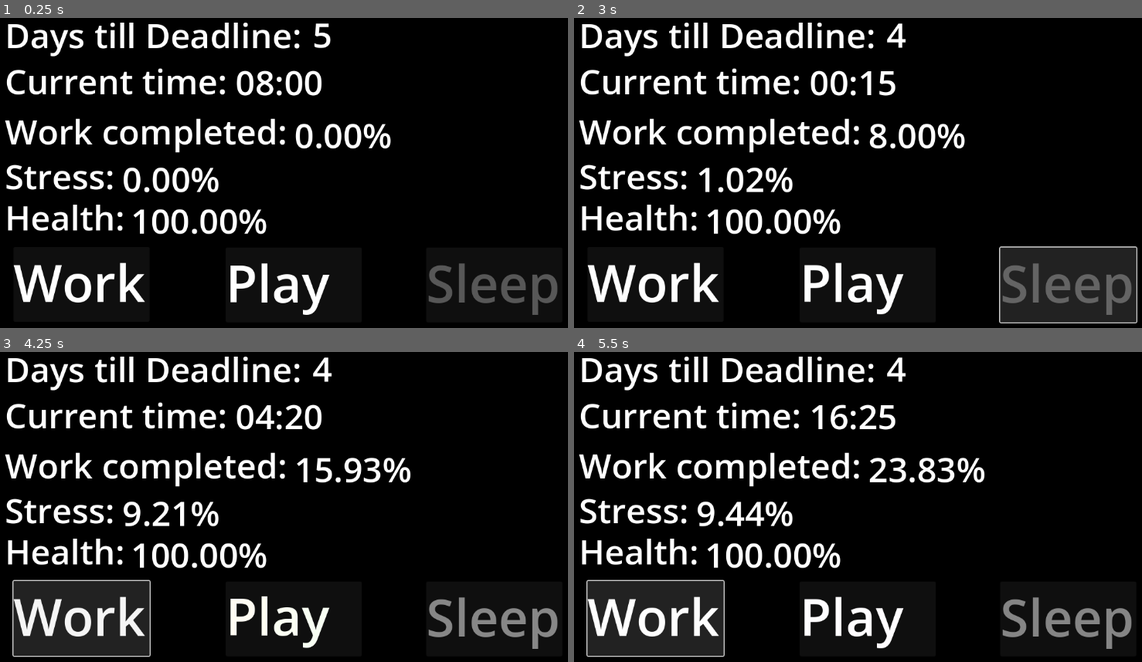
Above: before the commit, frames 1-4 (two rows, left to right).
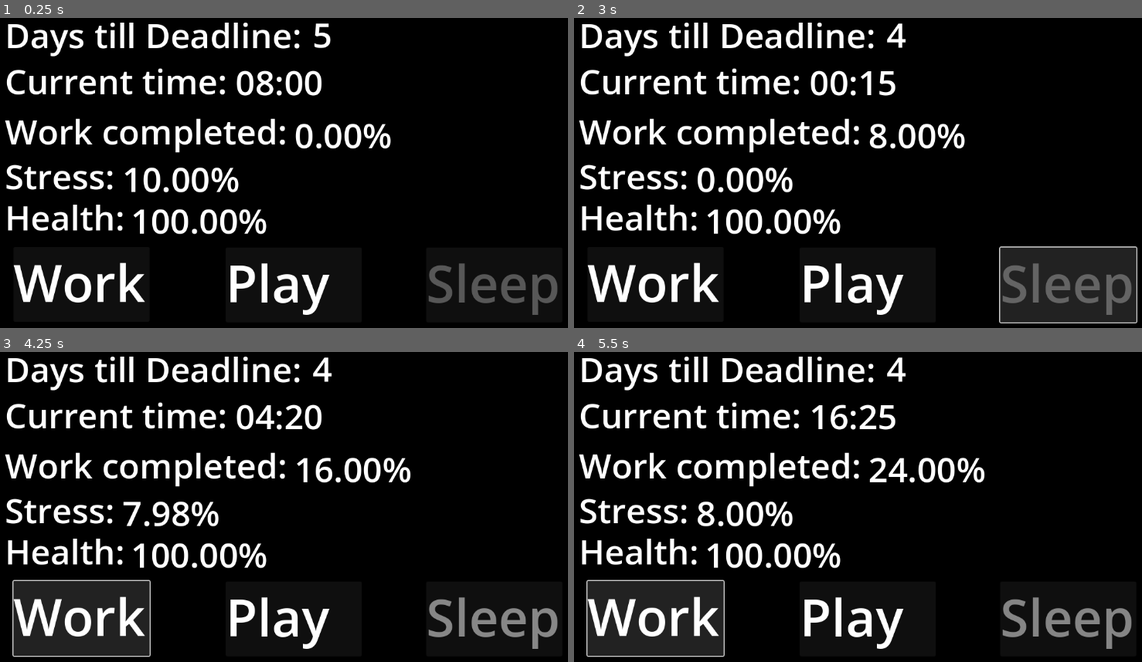
Above: after the commit, the same moments.

Repository: rschlegeTH/EPWS2526PritzkauSchlegel
Game: Godot game, scene res://main_scene.tscn
The game is run twice, just before and just after one commit, with the same random seed, the same clock (stepped at 60 frames per second) and the same inputs.
Inputs:
- Up to frame 1 (0.25 s): no input
- Up to frame 2 (3 s): click "[playEffect]Play[/playEffect]" at 0.5 s; click "[playEffect]Play[/playEffect]" at 1.25 s; click "[workEffect]Work[/workEffect]" at 2 s; click "[sleepEffect]Sleep[/sleepEffe…" at 2.75 s
- Up to frame 3 (4.25 s): click "[workEffect]Work[/workEffect]" at 3.5 s
- Up to frame 4 (5.5 s): click "[sleepEffect]Sleep[/sleepEffe…" at 4.25 s; click "[workEffect]Work[/workEffect]" at 5 s

The runs differ from the first frame. In frame 1, 0.8% of the frame differs, in the area x 21-43%, y 48-57%; in frame 2, 0.5%; in frame 3, 1.0%, in the area x 21-68%, y 34-96%; in frame 4, 1.0%.

Commit message:
increaseTime und calcProductivity angepasst

Diff:
--- a/Development/new-game-project/main_scene.tscn
+++ b/Development/new-game-project/main_scene.tscn
@@ -17,7 +17,7 @@
 [ext_resource type="Script" uid="uid://cbkp11y6ficih" path="res://win_or_lose_disc.gd" id="15_2jcla"]
 
 [sub_resource type="Curve" id="Curve_7ycvg"]
-_data = [Vector2(0.34600762, 0.50075305), 0.0, 0.68272454, 0, 0, Vector2(1, 1), 0.76338345, 0.0, 1, 0]
+_data = [Vector2(0.3032787, 0.50075305), 0.0, 0.68272454, 0, 0, Vector2(1, 1), 0.7165662, 0.0, 1, 0]
 point_count = 2
 
 [sub_resource type="Curve" id="Curve_wr18j"]
@@ -29,8 +29,12 @@
 point_count = 2
 
 [sub_resource type="Curve" id="Curve_671wp"]
-_data = [Vector2(0, 0.44108278), 0.0, 0.0015505644, 0, 0, Vector2(1, 1), 0.5589172, 0.0, 1, 0]
-point_count = 2
+_data = [Vector2(0, 0.4263239), 0.0, 0.34776878, 0, 0, Vector2(1, 1), 0.5736761, 0.0, 1, 0]
+point_count = 2
+
+[sub_resource type="Curve" id="Curve_2jcla"]
+_data = [Vector2(0, 0.5), 0.0, 0.0, 0, 0, Vector2(0.030737706, 0.64082885), -0.49936002, -0.49936002, 0, 0, Vector2(1, 0), 0.0, 0.0, 0, 0]
+point_count = 3
 
 [sub_resource type="Curve" id="Curve_mo76n"]
 _data = [Vector2(0, 0.011295319), 0.0, 0.29484877, 0, 0, Vector2(1, 1), 1.5425423, 0.0, 0, 0]
@@ -43,10 +47,12 @@
 
 [node name="Variablen-Manager" parent="." instance=ExtResource("1_hq1ik")]
 unique_name_in_owner = true
+stress = 10.0
 g_modTicksSinceSleep = SubResource("Curve_7ycvg")
 g_modStress = SubResource("Curve_wr18j")
 s_modDead = SubResource("Curve_qwutr")
 s_modGesundheit = SubResource("Curve_671wp")
+productivityTSS = SubResource("Curve_2jcla")
 productivityScale = SubResource("Curve_mo76n")
 totalGameTicks = 96
 time_Hour = 8
--- a/Development/new-game-project/scritps/variable_manager.gd
+++ b/Development/new-game-project/scritps/variable_manager.gd
@@ -11,6 +11,7 @@
 @export var g_modStress: Curve ## Kurve welche den Einfluss von stress auf g_mod beschreibt
 @export var s_modDead: Curve ## Kurve welche den Einfluss von dead auf s_mod beschreibt
 @export var s_modGesundheit: Curve ## Kurve welche den Einfluss von gesundheit auf s_mod beschreibt
+@export var productivityTSS: Curve ## Kurve welche den Einfluss von der zeit seit dem aufstehen auf die produktivität beschreibt
 @export var productivityScale: Curve ## Kurve welche den relativen Einfluss auf completion darstellt
 
 # Zeit für die Uhrzeit
@@ -28,8 +29,6 @@
 # Parameter zur Kalkulation der Zeit seit Schlaf
 @export_range(0, 288) var ticksSinceSleep: int = 0 ## Die vergangenen Ticks, seit der letzten Nutzung des Schlafbuttons.
 #ALT Sonstige Variablen
-#const SDIV: float = 100 ## standerdDivider, wird für Beeinflussung der Rechnungeng verwendet und beeinflusst das Kurvenverhalten.
-
 
 # Anpassen, weil g_mod < 1 und clamp immer auf 1 setzt
 ## Führt die Kalkulation des Gesundheitswertes aus.
@@ -61,7 +60,8 @@
 
 ## Produktivitäsparameter berechnen
 func calcProductitvity() -> void: # Überarbeiten??? Berechnet die Produktivität, Formel könnte überarbeitet werden
-	productivity = clampf(gesundheit * 0.5 + (-stress + 100) * 0.5 , 0, 100)
+	var timeSinceSleepPortion: float = productivityTSS.sample(ticksSinceSleep/(48.0*60.0/MINUTETICK)) * 2
+	productivity = clampf(gesundheit * 0.5 + (-stress + 100) * 0.5 * timeSinceSleepPortion, 0, 100)
 
 ## Erhöht den Completion-Wert um 1 oder den Eingabewert
 func addCompletion(completionGrowth) -> void:
@@ -132,39 +132,11 @@
 	time_Hour = totalHours % 24
 	dead = clamp(1 + totalDays, 0, 6)
 	for n in time_Inc: ## Ein Game tick pro Stunde der Aktivität ausführen
-			calcGes()
-			calcStress()
-			calcProductitvity()
-			ticksSinceSleep = ticksSinceSleep + 1
-
-	#if(time_Inc == 0): ## Normaler Fortschritt der Zeit
-		#if(time_Minutes < 60-MINUTETICK):
-			#time_Minutes = time_Minutes + MINUTETICK
-		#elif(time_Hour < 23):
-			#time_Minutes = 0
-			#time_Hour = time_Hour + 1
-		#else:
-			#time_Minutes = 0
-			#time_Hour = 0
-			#dead = dead + 1
-	#elif((time_Hour + time_Inc) < 23): ## Aktivität findet in einem Tag statt
-		#time_Hour = time_Hour + time_Inc
-		#for n in time_Inc: ## Ein Game tick pro Stunde der Aktivität ausführen
-			#calcGes()
-			#calcStress()
-			#calcProductitvity()
-			#@warning_ignore("integer_division") ticksSinceSleep = ticksSinceSleep + 60/MINUTETICK # 60 min durch den Tickwert
-	#elif(dead != DEADLINE): ## Aktivität geht in den nächsten Tag
-		#time_Inc = time_Hour + time_Inc - 24
-		#time_Hour = time_Inc
-		#dead = dead + 1
-		#for n in time_Inc: ## Ein Game tick pro Stunde der Aktivität ausführen
-			#calcGes()
-			#calcStress()
-			#calcProductitvity()
-			#@warning_ignore("integer_division") ticksSinceSleep = ticksSinceSleep + 60/MINUTETICK # 60 min durch den Tickwert
-	#if(dead == DEADLINE): #Deadline könnte um 23:55 getriggert werden, statt um 00:00
-		#print("Deadline")
+		calcGes()
+		calcStress()
+		calcProductitvity()
+		ticksSinceSleep = ticksSinceSleep + 1
+	print("Ges: " + str(gesundheit).pad_decimals(2) + "%" + " Stress: " + str(stress).pad_decimals(2) + "%")
 
 ## Wird zur berechnung des Spielendes benutzt, ob der Spieler gewonnen hat oder nicht
 func calcEnding() -> int:
Not shown: 1 places in Development/new-game-project/main_scene.tscn that only renumber resources
